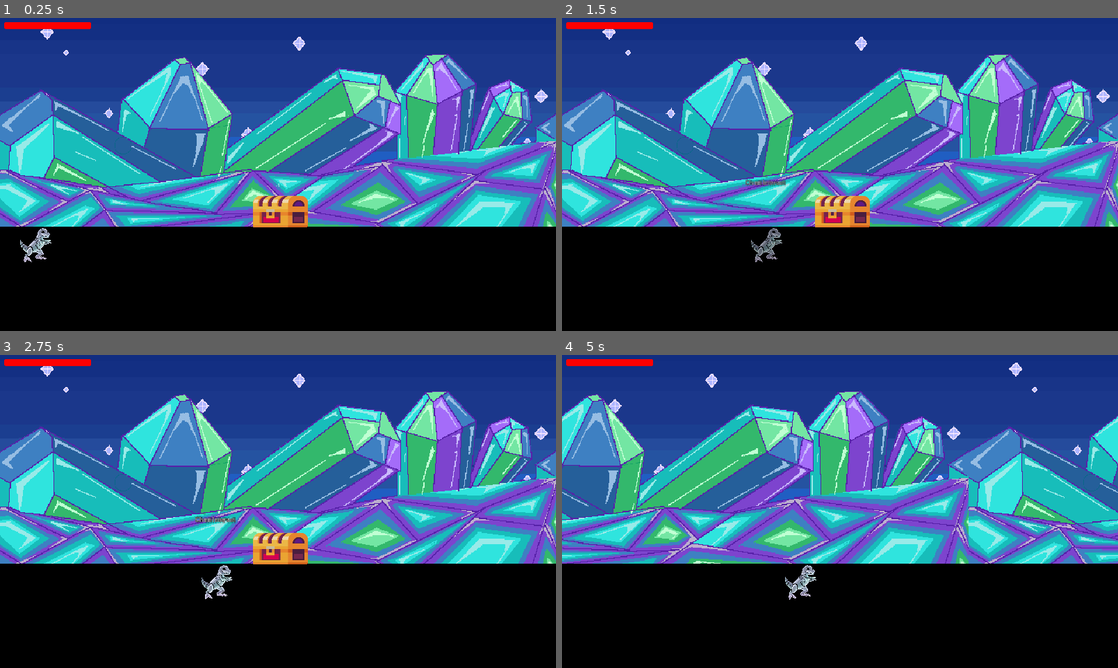
Above: before the commit, frames 1-4 (two rows, left to right).
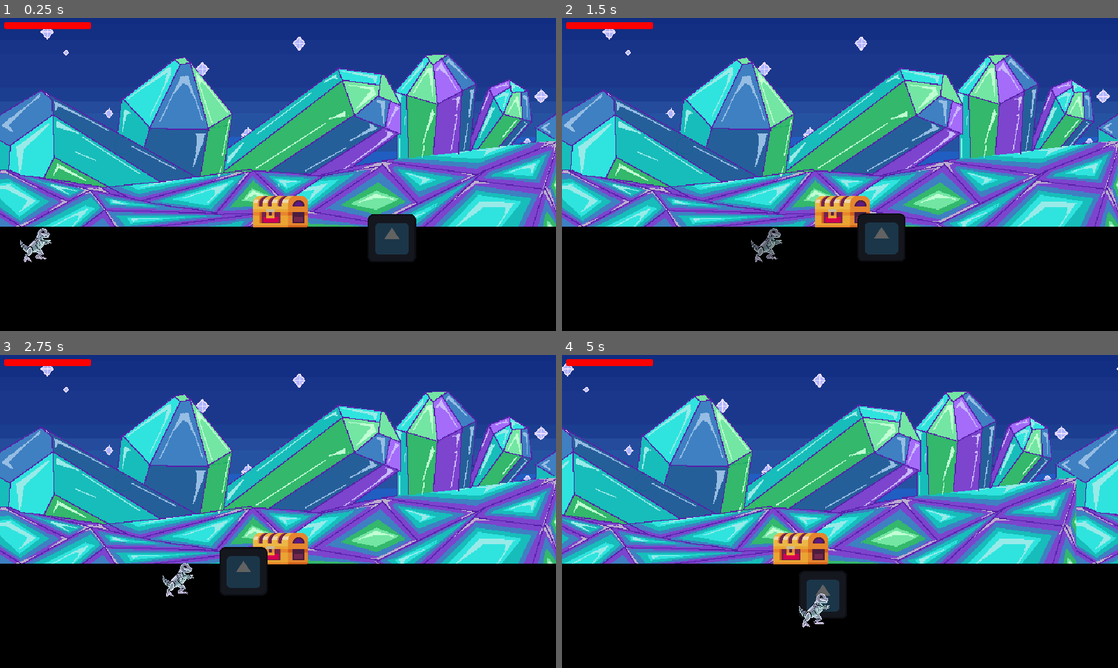
Above: after the commit, the same moments.

Repository: RandomlyZay/2025-game-jam
Game: Godot game, scene res://stages/level1/level1.tscn
Two runs of this game, one before a commit and one after it. Both use one fixed random seed, a clock stepped at 60 frames per second and the inputs below. This scene is started directly instead of the project's main scene. The engine's default icon, where the game draws it, is replaced by a stand-in: a white triangle on a blue panel in a dark square.
Inputs (mouse positions are in pixels of both pictures, inside the frame that each line leads up to):
- Up to frame 1 (0.25 s): no input
- Up to frame 2 (1.5 s): tap Enter (ui_accept) at 0.5 s; move the mouse to (962, 158) at 0.52 s; hold E (interact) 0.53-1.28 s; hold D (move_right) from 0.53 s (still down); click (962, 158) at 0.67 s; tap Space (jump) at 0.77 s; move the mouse to (728, 190) at 1.27 s; tap F (dash) at 1.35 s
- Up to frame 3 (2.75 s): tap Space (jump) at 1.52 s; tap E (interact) at 1.55 s; move the mouse to (333, 442) at 2.02 s; release D (move_right) at 2.03 s; hold A (move_left) from 2.03 s (still down); hold E (interact) from 2.03 s (still down)
- Up to frame 4 (5 s): move the mouse to (812, 574) at 2.77 s; release A (move_left) at 2.78 s; release E (interact) at 2.78 s; hold D (move_right) 2.78-4.28 s; tap E (interact) at 2.85, 4.35 s; click (812, 574) at 2.92 s; tap Space (jump) at 3.02, 3.77, 4.52 s; move the mouse to (1006, 558) at 3.52 s; hold E (interact) 3.53-4.28 s; tap F (dash) at 3.6 s; move the mouse to (673, 464) at 4.27 s; hold A (move_left) from 4.28 s (still down)

The runs differ from the first frame. In frame 1, 1.2% of the frame differs, in the area x 66-75%, y 62-78%; in frame 2, 1.3%; in frame 3, 1.7%; in frame 4, 44%, in the area x 0-100%, y 2-88%.
Error after the commit: Invalid access to property or key 'interact' on a base object of type 'Area2D'. (res://interacting_component.gd:17)

Commit message:
Super Basic Enemy

Diff:
--- a/enemytemplate.tscn
+++ b/enemytemplate.tscn
@@ -1,6 +1,6 @@
 [gd_scene load_steps=3 format=3 uid="uid://dy2fut3ndyie"]
 
-[ext_resource type="Texture2D" uid="uid://dd51xygmcit5y" path="res://entities/characters/enemies/enemy.png" id="1_10b74"]
+[ext_resource type="Texture2D" uid="uid://dd51xygmcit5y" path="res://graphics/characters/enemy.png" id="1_52rot"]
 
 [sub_resource type="RectangleShape2D" id="RectangleShape2D_5tv4g"]
 size = Vector2(27.6667, 5)
@@ -10,7 +10,7 @@
 [node name="EnemySprite" type="Sprite2D" parent="."]
 position = Vector2(-1, -7)
 scale = Vector2(0.217164, 0.281048)
-texture = ExtResource("1_10b74")
+texture = ExtResource("1_52rot")
 
 [node name="Wallhitbox" type="CollisionShape2D" parent="."]
 visible = false
--- a/entities/characters/enemies/base_enemy.gd
+++ b/entities/characters/enemies/base_enemy.gd
@@ -1,7 +1,10 @@
 extends CharacterBody2D
 
 @export_group("Movement")
-@export var base_speed: float = 600.0
+@export var base_speed: float = 250.0  # Slower base speed for beat 'em up style
+@export var acceleration: float = 800.0
+@export var deceleration: float = 1200.0
+@export var knockback_recovery: float = 900.0
 @export var dash_speed: float = 1200.0
 @export var dash_duration: float = 0.2
 @export var dodge_speed: float = 800.0
@@ -12,25 +15,34 @@
 @export var blocked_time_limit: float = 2.0
 
 @export_group("Combat")
-@export var health: float = 60.0
+@export var health: float = 100.0
+@export var attack_damage: float = 15.0
+@export var attack_range: float = 80.0  # Closer range for melee combat
+@export var attack_cooldown: float = 1.2
+@export var stun_duration: float = 0.5
+@export var hit_stun_duration: float = 0.3
+@export var combo_window: float = 0.8  # Time window for combo hits
 @export var detection_radius: float = 150.0
-@export var hit_stun_duration: float = 0.4
-@export var attack_range: float = 120.0
-@export var attack_cooldown: float = 0.6
-@export var stun_duration: float = 0.2
-
-# Enemy States
+
+# Add these missing properties
+@export var max_health: float = 100.0
+@export var wall_impact_speed_threshold: float = 800.0
+@export var wall_impact_damage_amount: float = 15.0
+
+# Beat 'em up specific states
 enum EnemyState {
 	IDLE,
 	CHASE,
 	ATTACK,
-	STUNNED
+	STUNNED,
+	COMBO,
+	BLOCK
 }
 var current_state: int = EnemyState.IDLE
 
 # Core
 var initialized: bool = false
-var human: Node2D = null
+var player: Node2D = null
 var sprite: Node2D = null
 var original_color: Color = Color.WHITE
 var trail: CPUParticles2D = null
@@ -79,6 +91,18 @@
 var sweat_particles: CPUParticles2D
 var rage_particles: CPUParticles2D
 
+# Combat variables
+var combo_timer: float = 0.0
+var current_combo: int = 0
+var max_combo: int = 3
+var is_blocking: bool = false
+var block_chance: float = 0.3
+var vulnerability_window: float = 0.0
+var hit_count: int = 0
+var max_super_armor: int = 3  # Hits before stun
+var hits_taken: int = 0
+var monitoring_wall_impact: bool = true
+
 ### Core Functions ###
 func _ready() -> void:
 	# Initialize core components
@@ -95,7 +119,8 @@
 
 func initialize_references() -> void:
 	if !initialized:
-		human = get_tree().root.get_node_or_null("Main/Player")
+		# Look for player in the scene tree without Main node
+		player = get_tree().get_first_node_in_group("player")
 
 	reset_state()
 
@@ -151,12 +176,12 @@
 func handle_stunned_state(delta: float) -> void:
 	if stun_timer <= 0:
 		reset_state()
+		current_combo = 0  # Reset combo on stun recovery
 	else:
 		stun_timer -= delta
-		velocity = knockback_velocity
-		knockback_velocity = knockback_velocity.move_toward(Vector2.ZERO, delta * knockback_decay)
+		velocity = velocity.move_toward(Vector2.ZERO, deceleration * delta)
 		if sprite:
-			sprite.modulate = Color(1.0, 0.3, 0.3, 1.0)  # Red tint
+			sprite.modulate = Color(1.0, 0.3, 0.3, 1.0)
 
 func handle_dash(delta: float) -> void:
 	if !trail.emitting:
@@ -190,12 +215,12 @@
 	return Vector2.ZERO  # Base implementation returns no movement
 
 func get_target() -> Node2D:
-	if !is_instance_valid(human):
+	if !is_instance_valid(player):
 		initialize_references()  # Try to get fresh references
-		if !human:
+		if !player:
 			return null
 
-	return human  # Always target human for consistency
+	return player  # Always target player for consistency
 
 func _on_hit(is_overheated: bool = false) -> void:
 	if !can_damage:
@@ -249,8 +274,13 @@
 	apply_hit_stun()
 
 func take_damage(amount: float) -> void:
-	if !can_damage:
-		return
+	if is_blocking:
+		amount *= 0.2  # Reduced damage when blocking
+
+	hit_count += 1
+	if hit_count >= max_super_armor:
+		is_stunned = true
+		hit_count = 0
 
 	Audio.play_sfx("enemy_hurt")
 
@@ -352,7 +382,7 @@
 		last_valid_position = global_position
 
 func _physics_process(delta: float) -> void:
-	if !initialized or !human:
+	if !initialized or !player:
 		initialize_references()
 		return
 
@@ -386,7 +416,7 @@
 
 func handle_idle_state(_delta: float) -> void:
 	velocity = Vector2.ZERO
-	if human and is_instance_valid(human):
+	if player and is_instance_valid(player):
 		current_state = EnemyState.CHASE
 
 func handle_chase_state(_delta: float) -> void:
@@ -417,6 +447,28 @@
 	var timer = get_tree().create_timer(attack_cooldown)
 	timer.timeout.connect(_on_timeout_can_attack)
 
-# Virtual function for child classes to override
-func _on_attack_area_area_entered(_area: Area2D) -> void:
-	pass  # Implement in child classes
+func is_valid_target_area(area: Area2D) -> bool:
+	if !area or !is_instance_valid(area):
+		return false
+
+	# Only check for player hitbox for combat
+	var parent = area.get_parent()
+	if !parent:
+		return false
+
+	# Check if it's specifically a hitbox from the player
+	return area.name == "HitBox" and parent.is_in_group("player")
+
+func _on_attack_area_area_entered(area: Area2D) -> void:
+	if !is_valid_target_area(area):
+		return
+	# Child classes will implement specific behavior
+
+# Override in child classes
+func perform_combo_attack() -> void:
+	pass
+
+func attempt_block() -> void:
+	if randf() < block_chance:
+		is_blocking = true
+		# Add block animation/effect here
--- a/entities/characters/enemies/melee_enemy/melee_enemy.gd
+++ b/entities/characters/enemies/melee_enemy/melee_enemy.gd
@@ -1,10 +1,13 @@
-extends "res://entities/enemies/base_enemy.gd"
+extends "res://entities/characters/enemies/base_enemy.gd"
 
 @export var attack_windup_time: float = 0.2
 @export var attack_lunge_speed: float = 1500.0
 @export var attack_lunge_duration: float = 0.15
 @export var knockback_force: float = 800.0
 @export var melee_damage: int = 15
+@export var combo_damage_multiplier: float = 1.2
+@export var attack_arc_degrees: float = 90.0
+@export var positioning_distance: float = 60.0
 
 # Melee specific variables
 var melee_attack_direction: Vector2 = Vector2.ZERO
@@ -13,38 +16,49 @@
 var is_in_attack_lunge: bool = false
 
 func _ready() -> void:
-	max_health = 80
+	base_speed = 200.0  # Make sure speed is set
+	max_health = 120
 	health = max_health
+	attack_damage = 20.0
+	max_combo = 3
+	block_chance = 0.4
 	super._ready()
 	$AttackArea.collision_mask = 4
 	setup_attack_area()
 
 func handle_chase_state(delta: float) -> void:
-	if !human or !is_instance_valid(human):
+	if !player or !is_instance_valid(player):
 		current_state = EnemyState.IDLE
 		return
 
-	var direction = (human.global_position - global_position).normalized()
-	var target_velocity = direction * base_speed
-	velocity = velocity.move_toward(target_velocity, base_speed * 4 * delta)
-
-	if human and is_instance_valid(human):
-		var distance = global_position.distance_to(human.global_position)
-		if distance <= attack_range and can_attack:
-			attack_target = human
-			current_state = EnemyState.ATTACK
+	var distance = global_position.distance_to(player.global_position)
+	var direction = (player.global_position - global_position).normalized()
+
+	# Always move towards player when in chase state
+	velocity = direction * base_speed
+
+	# Switch to attack state when in range
+	if distance <= attack_range and can_attack:
+		attack_target = player
+		current_state = EnemyState.ATTACK
 
 func handle_attack_state(delta: float) -> void:
 	if !attack_target or !is_instance_valid(attack_target):
 		reset_attack_state()
 		return
 
-	if !is_attacking:
+	var distance = global_position.distance_to(attack_target.global_position)
+
+	if distance > attack_range:
+		# Circle around target while closing in
+		var direction = (attack_target.global_position - global_position).normalized()
+		var strafe = Vector2(-direction.y, direction.x)
+		velocity = (direction + strafe * 0.5).normalized() * base_speed
+	else:
 		if can_attack:
-			start_attack()
+			perform_combo_attack()
 		else:
 			reset_attack_state()
-		return
 
 	if melee_attack_timer > 0:
 		melee_attack_timer -= delta
@@ -74,7 +88,8 @@
 	var overlapping = attack_area.get_overlapping_areas()
 
 	for area in overlapping:
-		if area.get_parent() == attack_target and area.name == "HitBox":
+		# Only check combat-related interactions
+		if is_valid_target_area(area):
 			register_hit()
 			if attack_target.has_method("take_damage"):
 				attack_target.take_damage(melee_damage)
@@ -115,18 +130,16 @@
 	return current_state == EnemyState.ATTACK and is_in_attack_lunge
 
 func _on_attack_area_area_entered(area: Area2D) -> void:
-	if is_in_attack_lunge and !has_hit_target:
-		if area.get_parent() == attack_target and area.name == "HitBox":
-			register_hit()
-			if attack_target.has_method("take_damage"):
-				attack_target.take_damage(melee_damage)
-			if attack_target.has_method("apply_knockback"):
-				attack_target.apply_knockback(melee_attack_direction * knockback_force)
+	if is_in_attack_lunge and !has_hit_target and is_valid_target_area(area):
+		register_hit()
+		if attack_target.has_method("take_damage"):
+			attack_target.take_damage(melee_damage)
+		if attack_target.has_method("apply_knockback"):
+			attack_target.apply_knockback(melee_attack_direction * knockback_force)
 
 func take_damage(amount: float) -> void:
 	super.take_damage(amount)
 	hits_taken += 1
-	maybe_change_personality()
 
 	current_state = EnemyState.STUNNED
 	stun_timer = stun_duration
@@ -169,7 +182,7 @@
 		match current_state:
 			EnemyState.IDLE:
 				velocity = Vector2.ZERO
-				if human and is_instance_valid(human):
+				if player and is_instance_valid(player):
 					current_state = EnemyState.CHASE
 
 			EnemyState.CHASE:
@@ -209,24 +222,22 @@
 	if sprite:
 		sprite.modulate = Color(1.5, 1.5, 1.5)  # Flash white to indicate stun
 
-func initialize_personality() -> void:
-	var roll = randf()
-	if roll < 0.55:
-		set_personality("aggressive")
-	elif roll < 0.60:
-		set_personality("cautious")
-	else:
-		set_personality("neutral")
-
-func maybe_change_personality() -> void:
-	# Calculate chance based on hits taken
-	var change_chance = min(PERSONALITY_CHANGE_BASE_CHANCE + (hits_taken * 0.05), MAX_PERSONALITY_CHANGE_CHANCE)
-
-	if randf() < change_chance:
-		var roll = randf()
-		if roll < 0.7:
-			set_personality("aggressive")
-		elif roll < 0.8:
-			set_personality("cautious")
-		else:
-			set_personality("neutral")
+func perform_combo_attack() -> void:
+	current_combo = (current_combo + 1) % (max_combo + 1)
+	var damage = attack_damage * pow(combo_damage_multiplier, current_combo - 1)
+
+	# Different attack animations/effects based on combo stage
+	match current_combo:
+		1: # Quick jab
+			attack_arc_degrees = 60.0
+			attack_range = 70.0
+		2: # Wide swing
+			attack_arc_degrees = 120.0
+			attack_range = 80.0
+		3: # Power attack
+			attack_arc_degrees = 90.0
+			attack_range = 90.0
+
+	# Start combo timer
+	combo_timer = combo_window
+	start_attack()
--- a/interacting_component.gd
+++ b/interacting_component.gd
@@ -26,19 +26,25 @@
 		# Remove any freed interactions
 		current_interactions = current_interactions.filter(func(area): return is_instance_valid(area))
 
-		#sort
+		 # Sort and check for valid interactions
 		current_interactions.sort_custom(_sort_by_nearest)
-		if current_interactions.size() > 0 and current_interactions[0].is_interactable:
-			interact_label.text = current_interactions[0].interact_name
-			interact_label.show()
+		if current_interactions.size() > 0:
+			# Make sure the area has the required properties before accessing them
+			var area = current_interactions[0]
+			if area.has_method("interact") and area.has_method("get_interact_name"):
+				interact_label.text = area.get_interact_name()
+				interact_label.show()
+			else:
+				interact_label.hide()
 		else:
 			interact_label.hide()
 	else:
 		interact_label.hide()
 
 func _sort_by_nearest(area1, area2):
-	var area1_dist = global_position.distance_to(area1.global_posiion)
-	var area2_dist = global_position.distance_to(area2.global_posiion)
+	# Fix typo in 'position'
+	var area1_dist = global_position.distance_to(area1.global_position)
+	var area2_dist = global_position.distance_to(area2.global_position)
 	return area1_dist < area2_dist
 
 #add area to array
--- a/stages/level1/level1.tscn
+++ b/stages/level1/level1.tscn
@@ -1,9 +1,10 @@
-[gd_scene load_steps=6 format=3 uid="uid://du65lx8b1n67x"]
+[gd_scene load_steps=7 format=3 uid="uid://du65lx8b1n67x"]
 
 [ext_resource type="Script" path="res://stages/level1/level1.gd" id="1_tpwex"]
 [ext_resource type="PackedScene" uid="uid://o0q0t4eik226" path="res://entities/characters/player/player.tscn" id="2_1emke"]
 [ext_resource type="PackedScene" uid="uid://dq8qo4qvlvhwj" path="res://ui/hud/hud.tscn" id="3_m5yk3"]
 [ext_resource type="PackedScene" uid="uid://kbnowphrd7y2" path="res://objects/chest.tscn" id="4_6ms3x"]
+[ext_resource type="PackedScene" uid="uid://x77m5b33wtgi" path="res://entities/characters/enemies/melee_enemy/melee_enemy.tscn" id="5_tn7t2"]
 [ext_resource type="Texture2D" uid="uid://c0rwjegvug8f" path="res://graphics/backgrounds/background.png" id="5_vx4yd"]
 
 [node name="Level1" type="Node2D"]
@@ -77,6 +78,9 @@
 [node name="chest" parent="." instance=ExtResource("4_6ms3x")]
 position = Vector2(960, 1056)
 
+[node name="MeleeEnemy" parent="." instance=ExtResource("5_tn7t2")]
+position = Vector2(1400, 1120)
+
 [node name="Player" parent="." instance=ExtResource("2_1emke")]
 position = Vector2(144, 1112)
 
Renamed: entities/characters/enemies/enemy.png -> graphics/characters/enemy.png
Not shown, changed: graphics/characters/enemy.png.import
